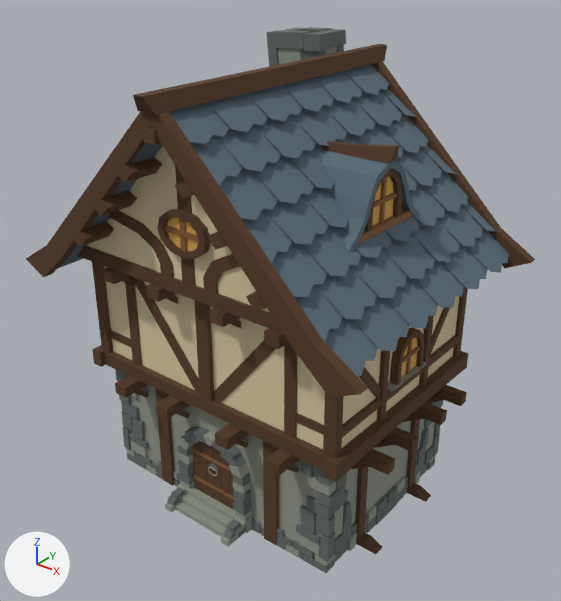
Renders of the glTF model assets/models/greystone/buildings/house_b.glb from each side of a commit.
The view is the same before and after, from a 50 mm lens placed at (7.87, -9.86, 9.67), pointed at (0.1, -0.14, 3.64). Arrows for +X, +Y and +Z are at lower left; the lights stay in place. The first picture is the older version. Vertices at exactly the same position are counted once.

Names of what the first picture shows: 'house_b'.
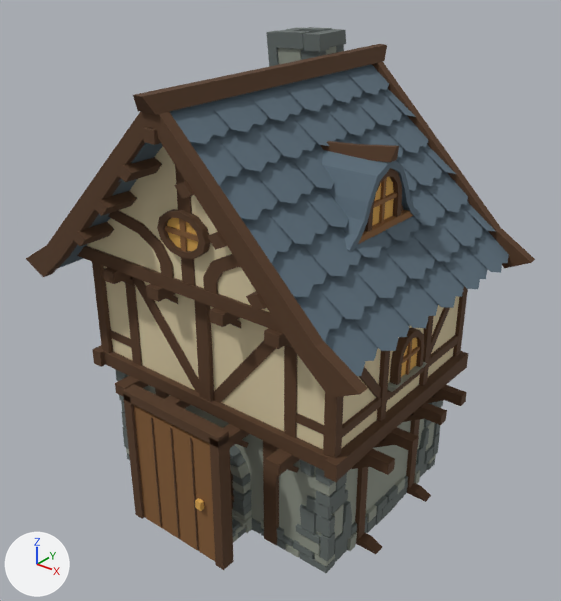
What differs and where, as boxes [x1, y1, x2, y2] in the pictures (561 x 601 px):
part 1 of me_house_b_mesh_002, added (brown)
    after: [123, 394, 145, 519]
part 2 of me_house_b_mesh_002, added (brown)
    after: [209, 435, 234, 570]
part 3 of me_house_b_mesh_002, added (brown)
    after: [123, 384, 229, 448]
part 4 of me_house_b_mesh_002, added
    after: [151, 418, 162, 527]
part 5 of me_house_b_mesh_002, added
    after: [170, 428, 180, 538]
part 6 of me_house_b_mesh_002, added
    after: [190, 438, 199, 550]
part 7 of me_house_b_mesh_002, added (brown)
    after: [134, 405, 215, 561]
part 8 of me_house_b_mesh_002, added
    after: [195, 498, 204, 511]

The change in detail:
me_house_b_mesh_002 is used by ob_house_b; location (0.0, 0.0, 0.0).
me_house_b_mesh_002 had 4927 vertices, 5758 faces and spanned x -3.5..3.5, y -3.0..3.0, z 0.0..8.0.
me_house_b_mesh_002 now has 4991 vertices, 5854 faces and spans x -3.5..3.5, y -3.0..3.0, z 0.0..8.0.
me_house_b_mesh_002 part 1: a new loose piece, a box spanning x -1.08..-0.9, y -2.88..-2.63, z 0.0..2.6, in mat_crystalg03_timber (brown #573b24).
me_house_b_mesh_002 part 2: a new loose piece, a box spanning x 0.9..1.08, y -2.88..-2.63, z 0.0..2.6, in mat_crystalg03_timber (brown #573b24).
me_house_b_mesh_002 part 3: a new loose piece, a box spanning x -1.08..1.08, y -2.88..-2.63, z 2.48..2.66, in mat_crystalg03_timber (brown #573b24).
me_house_b_mesh_002 part 4: a new loose piece, a box spanning x -0.462..-0.438, y -2.852..-2.827, z 0.05..2.35, in mat_crystalg03_timber (brown #573b24).
me_house_b_mesh_002 part 5: a new loose piece, a box spanning x -0.013..0.013, y -2.852..-2.827, z 0.05..2.35, in mat_crystalg03_timber (brown #573b24).
me_house_b_mesh_002 part 6: a new loose piece, a box spanning x 0.438..0.462, y -2.852..-2.827, z 0.05..2.35, in mat_crystalg03_timber (brown #573b24).
me_house_b_mesh_002 part 7: a new loose piece, a box spanning x -0.9..0.9, y -2.83..-2.65, z 0.0..2.4, in mat_crystalg03_oak (brown #855c33).
me_house_b_mesh_002 part 8: a new loose piece, a box spanning x 0.54..0.66, y -2.92..-2.84, z 1.055..1.205, in mat_crystalg03_warmglass (orange #dba852).
